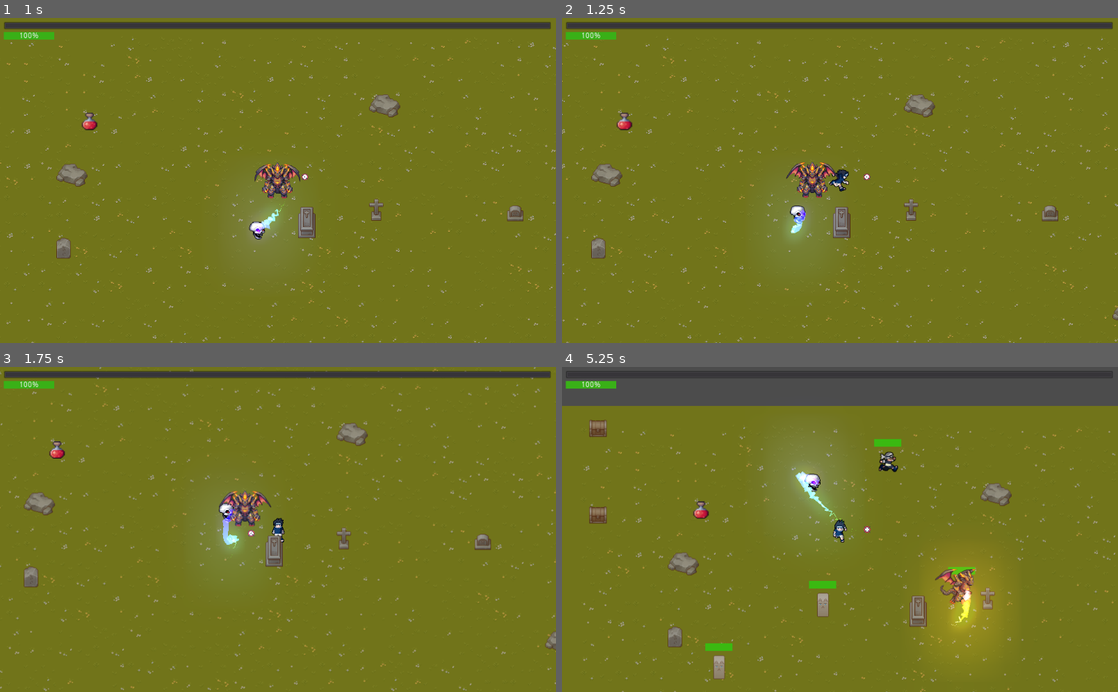
Above: before the commit, frames 1-4 (two rows, left to right).
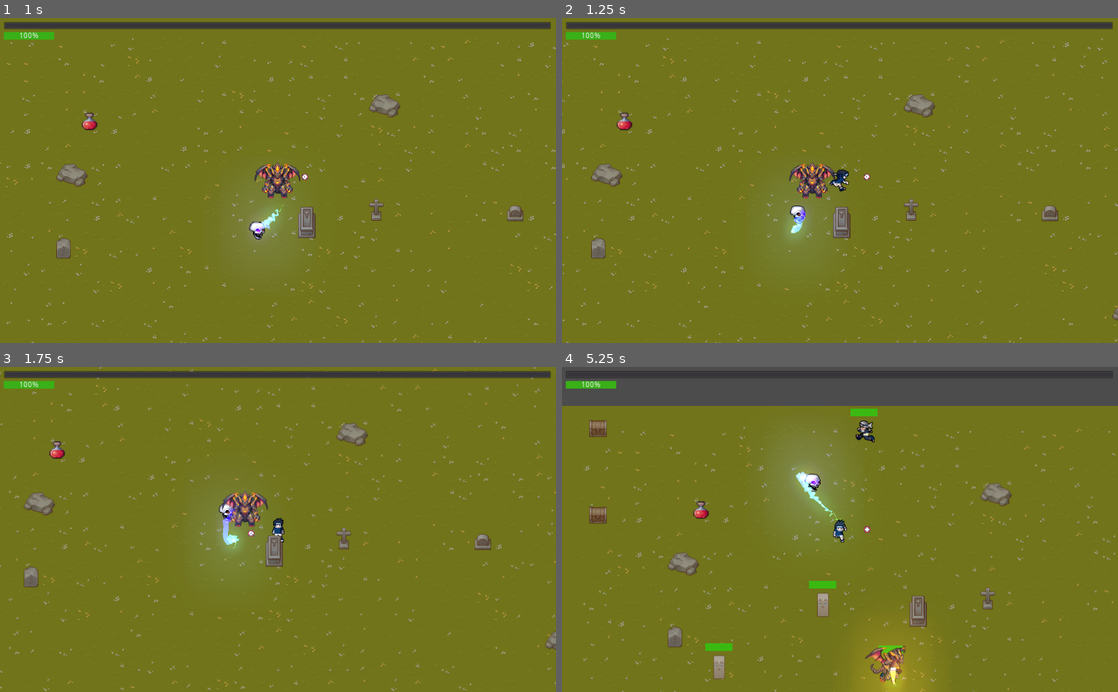
Above: after the commit, the same moments.

Repository: fabricejeannet/the-lost-temple
Game: Godot game, scene res://scenes/world/World.tscn
The game is run twice, just before and just after one commit, with the same random seed, the same clock (stepped at 60 frames per second) and the same inputs. The engine's default icon, where the game draws it, is replaced by a stand-in: a white triangle on a blue panel in a dark square.
Inputs (mouse positions are in pixels of both pictures, inside the frame that each line leads up to):
- Up to frame 1 (1 s): move the mouse to (400, 164) at 0.52 s; hold Right (ui_right) from 0.53 s (still down)
- Up to frame 2 (1.25 s): keep holding Right (ui_right)
- Up to frame 3 (1.75 s): move the mouse to (166, 545) at 1.27 s; release Right (ui_right) at 1.28 s; hold Down (ui_down) from 1.28 s (still down)
- Up to frame 4 (5.25 s): move the mouse to (895, 458) at 2.02 s; release Down (ui_down) at 2.03 s; hold Right (ui_right) 2.03-2.78 s; move the mouse to (812, 594) at 2.77 s; hold Up (ui_up) 2.78-3.53 s; move the mouse to (1006, 578) at 3.52 s; hold Left (ui_left) 3.53-5.03 s; move the mouse to (673, 480) at 4.27 s; move the mouse to (867, 529) at 5.02 s; hold Down (ui_down) from 5.03 s (still down)

Frame 1 is identical in both runs. In frame 2, 0.4% of the frame differs, in the area x 40-50%, y 44-56%; in frame 3, 0.4%; in frame 4, 4.4%, in the area x 51-79%, y 12-100%.

Commit message:
still implementing attack behaviour for Seek and destroy skill

Diff:
--- a/scenes/enemies/Kabuto.tscn
+++ b/scenes/enemies/Kabuto.tscn
@@ -103,6 +103,7 @@
 
 [node name="Kabuto" type="KinematicBody2D" groups=["enemy"]]
 script = ExtResource( 1 )
+speed = 40
 damage = 10.0
 
 [node name="Sprite" type="Sprite" parent="."]
--- a/scenes/skills/seek_and_destroy/SeekAndDestroy.gd
+++ b/scenes/skills/seek_and_destroy/SeekAndDestroy.gd
@@ -14,10 +14,11 @@
 export var damage:float = 100.0
 export var duration:float = 3.0
 export var min_distance:float = 10.0
+export var attack_range:float = 30.0
 
 onready var Nodes = get_node("/root/Nodes")
 onready var path_line = $PathLine
-onready var timer = $LifeTimer
+onready var life_timer = $LifeTimer
 onready var walk_animation_manager = $WalkAnimationManager
 onready var animation_player = $AnimationPlayer
 
@@ -27,8 +28,8 @@
 	world = Nodes.world
 	player =  Nodes.player
 	navigation = Nodes.navigation
-	timer.wait_time = duration
-	timer.start()
+	life_timer.wait_time = duration
+	life_timer.start()
 	position = player.position
 
 
@@ -38,32 +39,30 @@
 
 	if not is_instance_valid(closest_enemy) or closest_enemy.is_dying():
 		closest_enemy = world.get_closest_enemy_to(player.global_position)
+		return
 
-	else:
-		path = navigation.get_simple_path(global_position, closest_enemy.global_position, true)
-		path_line.global_position = Vector2.ZERO
-		if path.size() > 0:
-			motion = global_position.direction_to(path[1]).normalized() * speed * delta
+	path = navigation.get_simple_path(global_position, closest_enemy.global_position, true)
+	path_line.global_position = Vector2.ZERO
+	if path.size() > 0:
+		motion = global_position.direction_to(path[1]).normalized() * speed * delta
 
-			if global_position. distance_to(path[0]) < min_distance :
-				path.pop_front()
+		if global_position. distance_to(path[0]) < min_distance :
+			path.pop_front()
 
-			if path_line != null :
-				path_line.points = path
+		if path_line != null :
+			path_line.points = path
 
-			position += motion
+		position += motion
 
-	if has_a_target() and is_in_attack_range():
-		animation_player.play("idle") # A remplacer par l'animation d'attaque
-	else:
-		orientation = walk_animation_manager.get_orientation_according_to(motion)
-		walk_animation_manager.play_animation_corresponding_to_orientation(animation_player, orientation)
+
+
+	orientation = walk_animation_manager.get_orientation_according_to(motion)
+	walk_animation_manager.play_animation_corresponding_to_orientation(animation_player, orientation)
 
 
 
 func _on_SeekAndDestroy_body_entered(body):
-	if body.is_in_group("enemy") and has_a_target():
-		_in_attack_range = true
+	if body.is_in_group("enemy"):
 		target = body
 		target.hurt(damage)
 
@@ -71,15 +70,11 @@
 func _on_SeekAndDestroy_body_exited(body):
 	if body == target:
 		target = null
-		_in_attack_range = false
 
-
-func has_a_target() -> bool:
-	return is_instance_valid(target)
 
 
 func is_in_attack_range() -> bool:
-	return _in_attack_range
+	return closest_enemy <= attack_range
 
 
 func _on_Timer_timeout():
